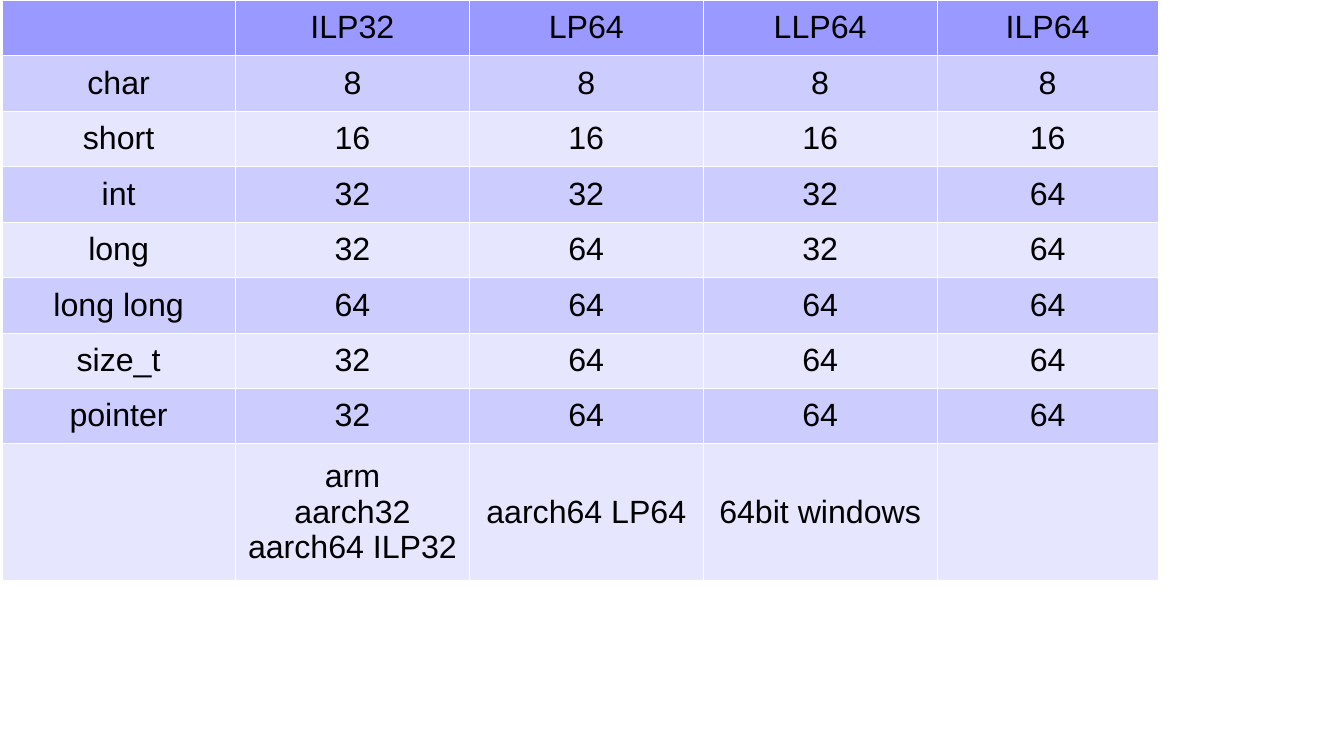
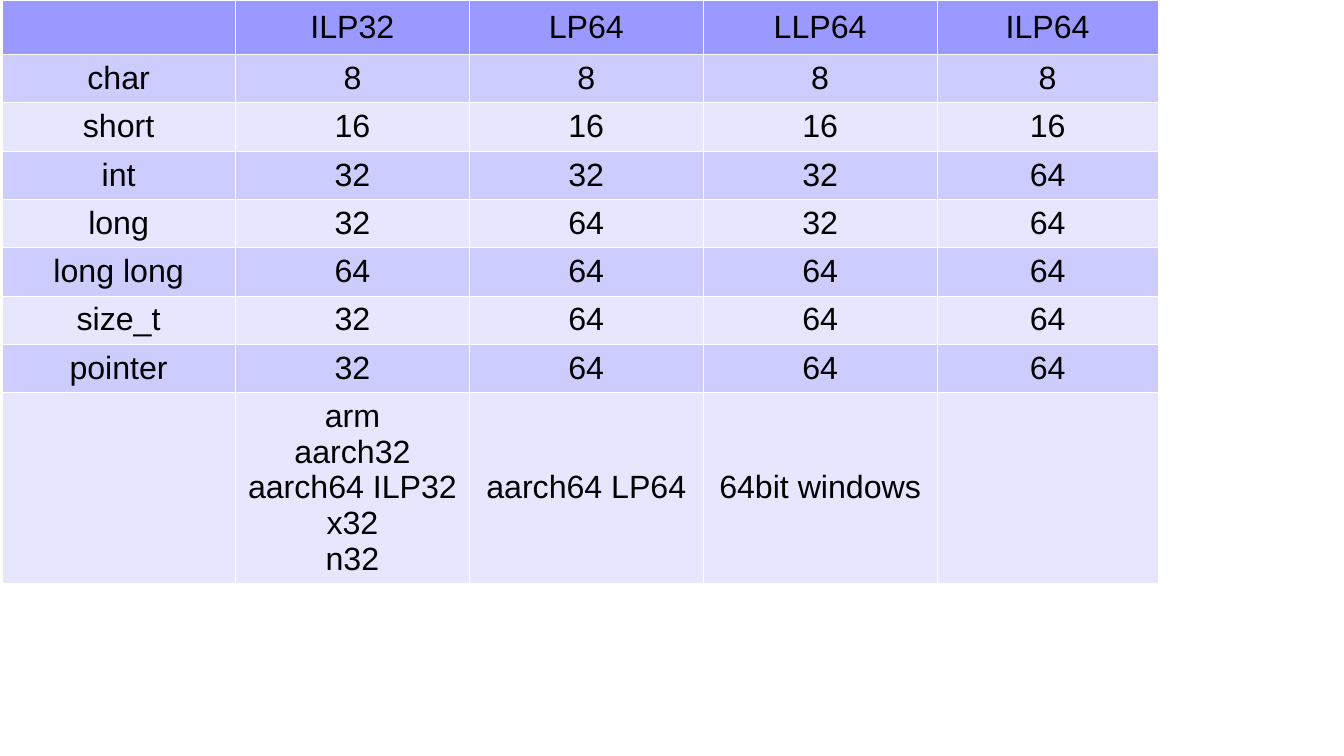
Before and after one commit to bjzhang/bjzhang.github.io, a slide deck: slide 1 of public/images/syscall_unit_test/data_model.odp. Drawn at 1344x756 pixels with LibreOffice and Linux fonts; fonts in the diff are those of the drawing. Boxes give left, top, right and bottom in pixels: in the first picture for what was removed or moved away, otherwise in the second. Text is boxed around its words. In the diff, an @@ line names an element or a change of style, - is before the commit and + after.

```diff
--- a/public/images/syscall_unit_test/data_model.odp
+++ b/public/images/syscall_unit_test/data_model.odp
@@ table at (1,0,1159,581) @@
-row 9, column 2: arm / aarch32 / aarch64 ILP32
+row 9, column 2: arm / aarch32 / aarch64 ILP32 / x32 / n32
```
Also in this commit, not shown: 2 other files.
